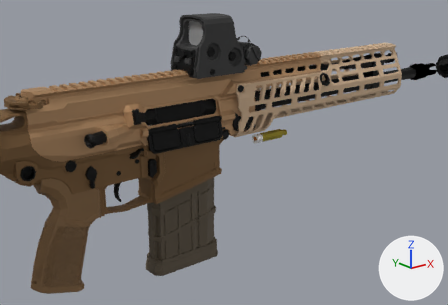
One commit to the glTF model assets/models/weapons/spear.glb: the scene before it, then after it.
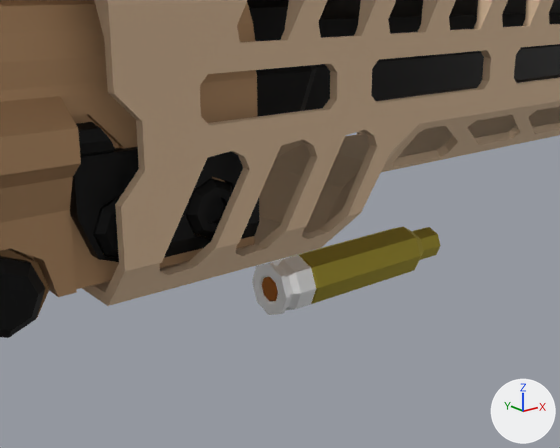
Each version appears first from a 50 mm lens placed at (-3.61, -5.49, 1.89), pointed at (1.04, 0.31, -0.43), and next in a close-up from a 50 mm lens placed at (0.33, -1.22, 0.4), pointed at (1.41, 0.13, -0.14). The axes (+X, +Y, +Z) are drawn at lower right. The lights are the same throughout. The older version's two pictures come first. Where no turn or scale is listed for an object, it has been applied to the vertices.
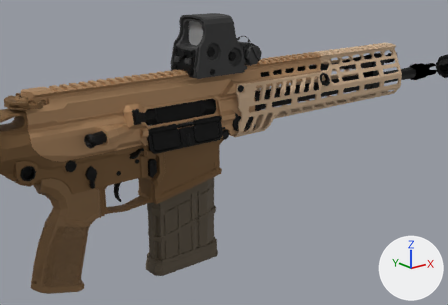
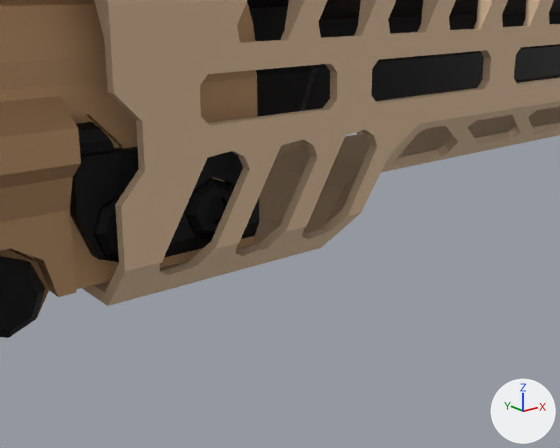
Boxes [x1, y1, x2, y2] around the edits, measured in the close-ups (560 x 448 px):
'Object_4', deleted: before [290, 227, 441, 304]
'Object_5', deleted: before [252, 255, 316, 315]
'Object_6', deleted: before [262, 277, 278, 301]

The change, as a diff of the scene's bpy script:
```diff
--- a/assets/models/weapons/spear.glb.py
+++ b/assets/models/weapons/spear.glb.py
@@ ob_object_4 @@
-ob_object_4 = bpy.data.objects.new('Object_4', me_object_0)
-ob_object_4.location = (1.542, 0.0, -0.228)
@@ ob_object_5 @@
-ob_object_5 = bpy.data.objects.new('Object_5', me_object_1)
-ob_object_5.location = (1.315, 0.0, -0.228)
@@ ob_object_6 @@
-ob_object_6 = bpy.data.objects.new('Object_6', me_object_2)
-ob_object_6.location = (1.28, 0.0, -0.228)
```
